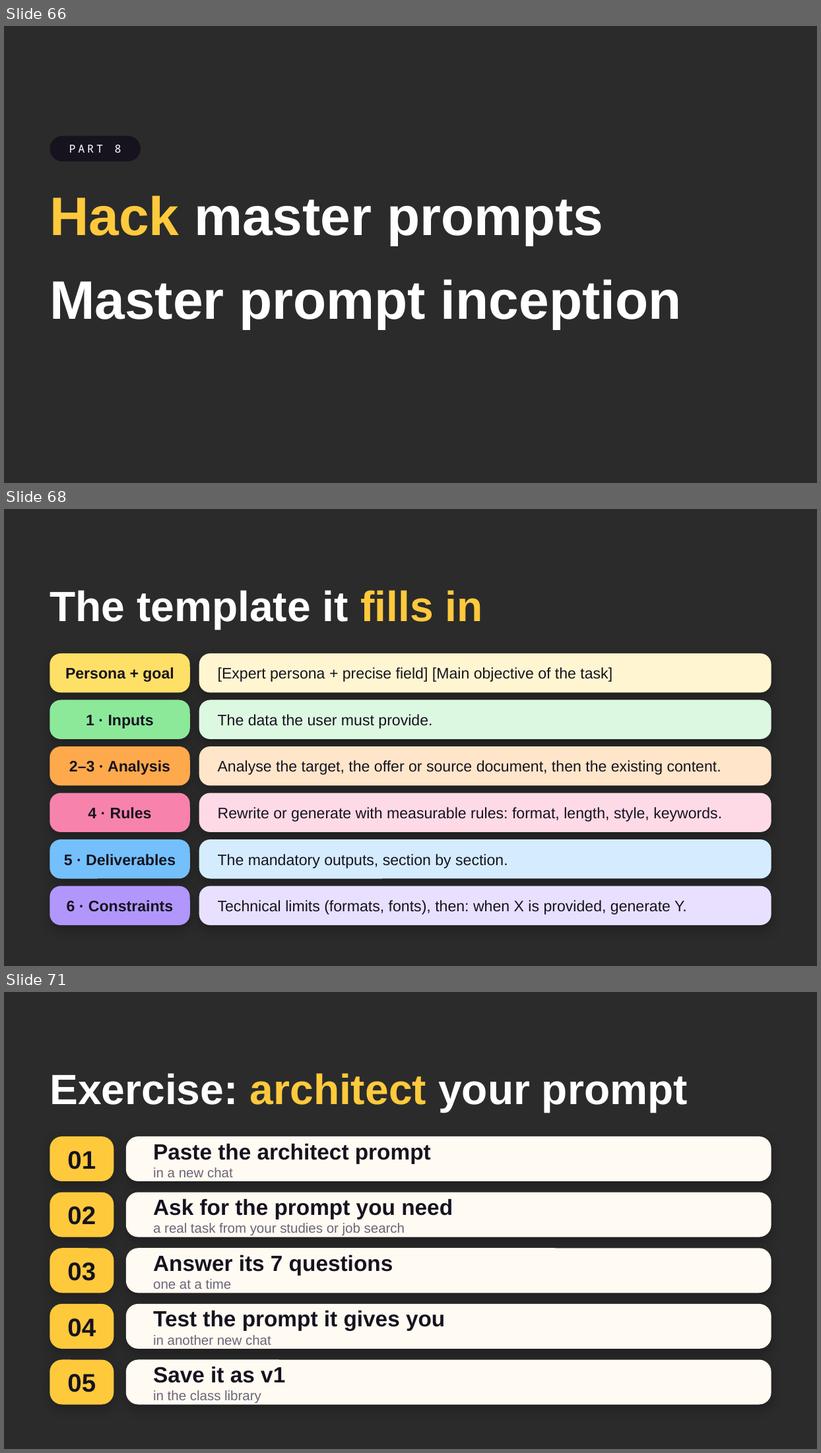
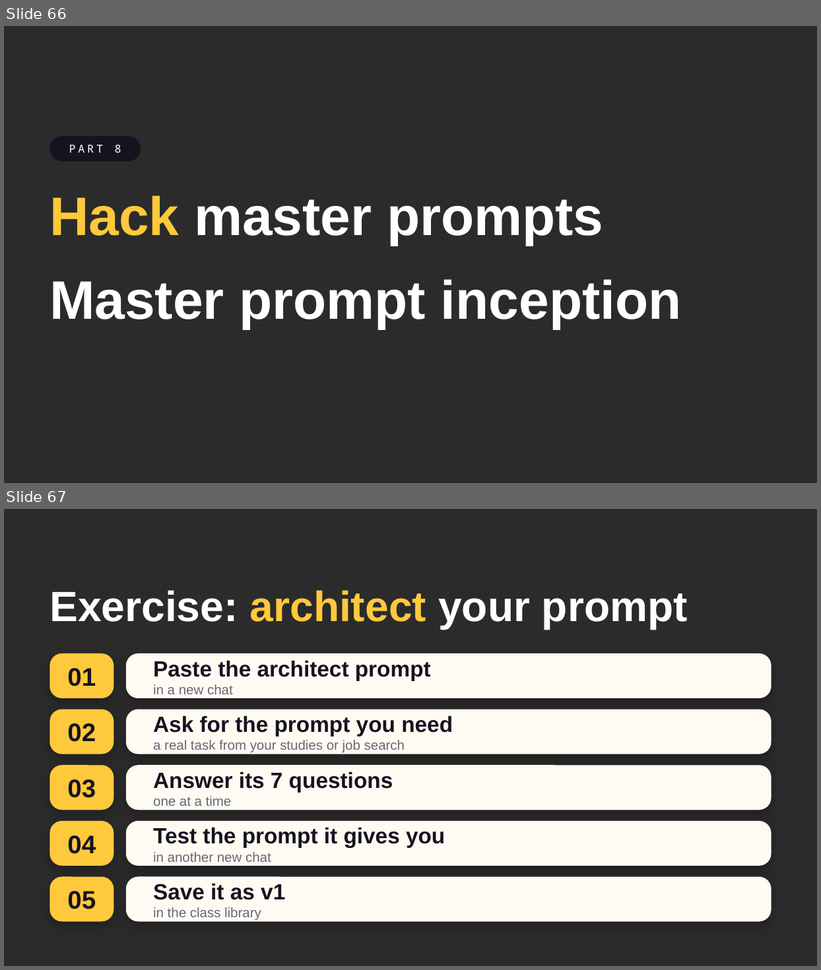
Before and after one commit to ffouladgar-ux/motion-graphics, a slide deck: courses/uca-ai/day2/UCA_AI_Day2.pptx. Shown one above the other, each under a label of ours: slides 66, 68 and 71 before the commit, slides 66 and 67 after it; the slides between them are not shown. The pictures are 821x1453 and 821x970 pixels, drawn with LibreOffice and Linux fonts; fonts in the diff are those of the drawing; background and template pictures are left out; a plain dark background stands for a picture behind light text. Boxes give left, top, right and bottom in pixels: in the first picture for what was removed or moved away, otherwise in the second. Text is boxed around its words. In the diff, an @@ line names an element or a change of style, - is before the commit and + after.

```diff
--- a/courses/uca-ai/day2/UCA_AI_Day2.pptx
+++ b/courses/uca-ai/day2/UCA_AI_Day2.pptx
@@ slide 68 removed at box(4, 509, 817, 966), background picture (left out) @@
@@ title removed at box(50, 590, 482, 629) @@
-The template it fills in
@@ rounded rectangle removed at box(50, 654, 190, 692) @@
-Persona + goal
@@ rounded rectangle removed at box(199, 654, 772, 692) @@
-[Expert persona + precise field] [Main objective of the task]
@@ rounded rectangle removed at box(50, 700, 190, 739) @@
-1 · Inputs
@@ rounded rectangle removed at box(199, 700, 772, 739) @@
-The data the user must provide.
@@ rounded rectangle removed at box(50, 747, 190, 786) @@
-2–3 · Analysis
@@ rounded rectangle removed at box(199, 747, 772, 786) @@
-Analyse the target, the offer or source document, then the existing content.
@@ rounded rectangle removed at box(50, 793, 190, 832) @@
-4 · Rules
@@ rounded rectangle removed at box(199, 793, 772, 832) @@
-Rewrite or generate with measurable rules: format, length, style, keywords.
@@ rounded rectangle removed at box(50, 840, 190, 879) @@
-5 · Deliverables
@@ rounded rectangle removed at box(199, 840, 772, 879) @@
-The mandatory outputs, section by section.
@@ rounded rectangle removed at box(50, 887, 190, 925) @@
-6 · Constraints
@@ rounded rectangle removed at box(199, 887, 772, 925) @@
-Technical limits (formats, fonts), then: when X is provided, generate Y.
@@ what was slide 71 is now slide 67 @@
```
Also in this commit, not shown: 1 slide changed, 3 other slides removed, 2 other files.
